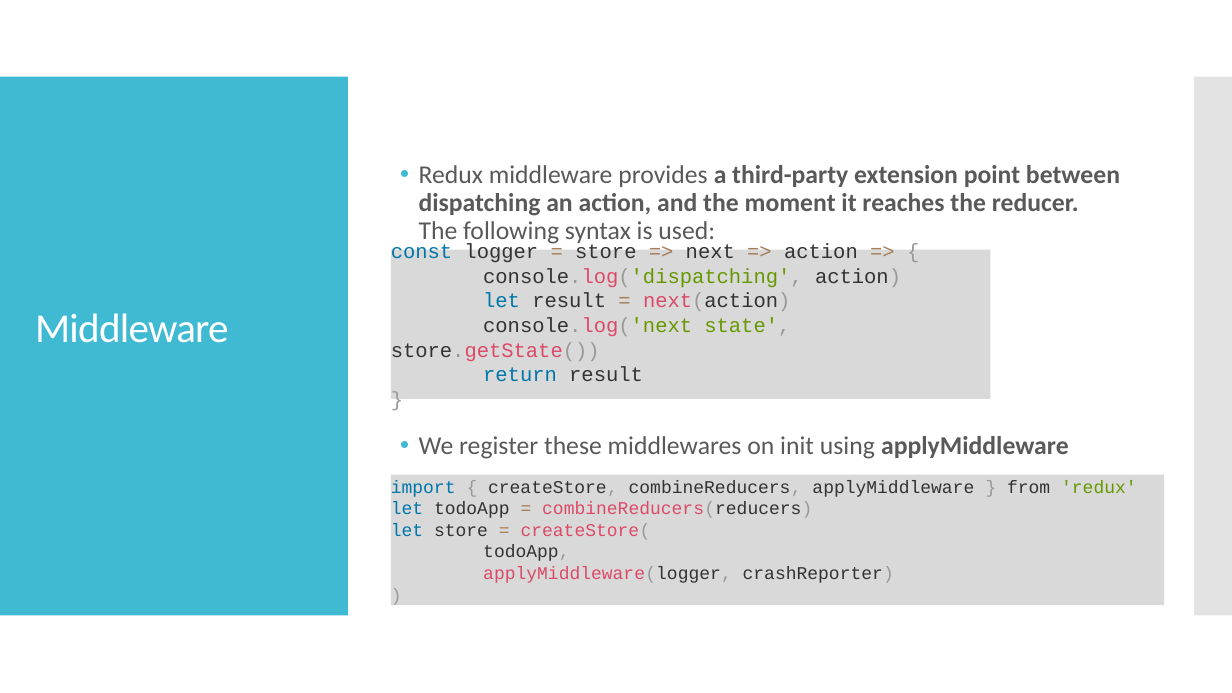
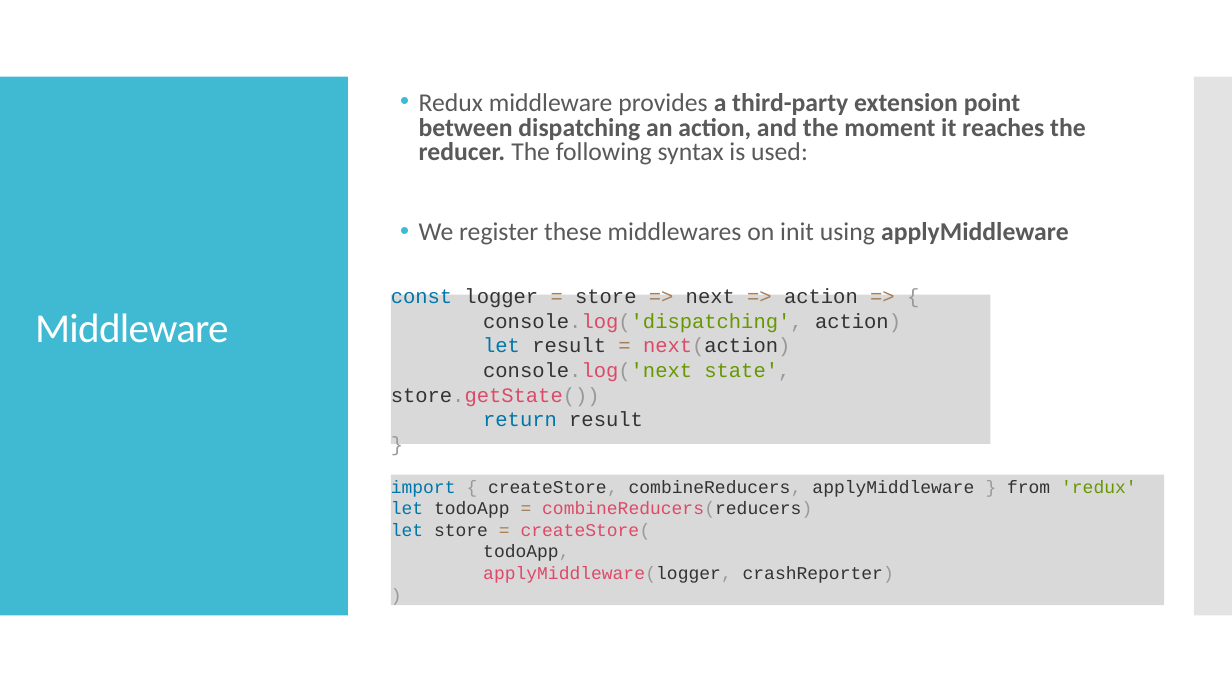
Before and after one commit to tikalk/vanilla-redux-meetup, a slide deck: slide 12 of Vanilla Redux.pptx (slide 16 before the commit). Drawn at 1232x693 pixels with LibreOffice and Linux fonts; fonts in the diff are those of the drawing. Boxes give left, top, right and bottom in pixels: in the first picture for what was removed or moved away, otherwise in the second. Text is boxed around its words. In the diff, an @@ line names an element or a change of style, - is before the commit and + after.

```diff
--- a/Vanilla Redux.pptx
+++ b/Vanilla Redux.pptx
@@ text "Redux middleware provides a third-party ...": place and size @@
-text "Redux middleware provides a third-party ..." at (419, 165, 1120, 459)
+text "Redux middleware provides a third-party ..." at (419, 93, 1086, 245)
@@ text "Redux middleware provides a third-party ..." at (419, 93, 1086, 245): line spacing 0.9 to 0.8 @@
@@ rectangle "const logger = store => ...": place and size @@
-rectangle "const logger = store => ..." at (391, 250, 991, 399)
+rectangle "const logger = store => ..." at (391, 295, 991, 445)
```
Also in this commit, not shown: 7 other slides changed, 1 slide added.
